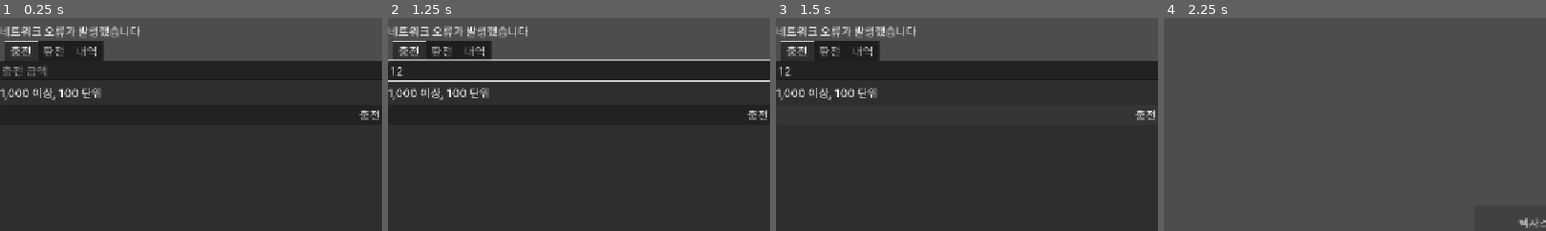
Above: before the commit, frames 1-4 (left to right).
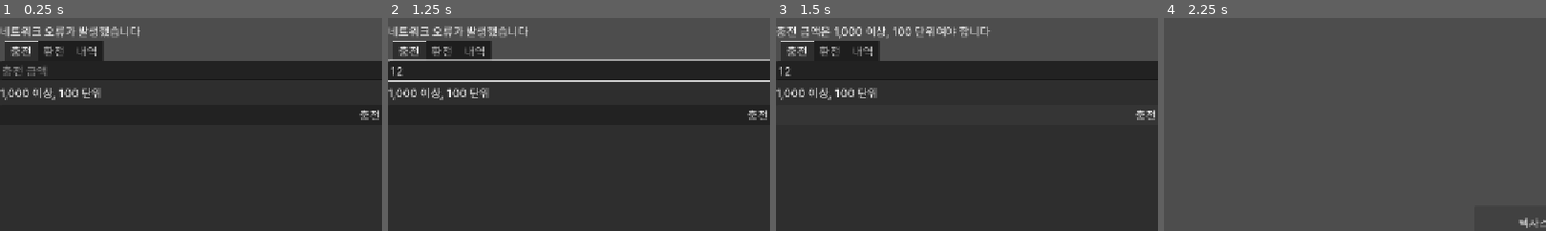
Above: after the commit, the same moments.

Repository: modify879/board-game-godot
Game: Godot game, scene res://lobby/wallet.tscn
The game is run twice, just before and just after one commit, with the same random seed, the same clock (stepped at 60 frames per second) and the same inputs. This scene is started directly instead of the project's main scene.
Inputs (mouse positions are % of the whole screen's width and height, from its top left):
- Up to frame 1 (0.25 s): no input
- Up to frame 2 (1.25 s): click (50, 19) at 0.52 s; type "12" at 0.6 s
- Up to frame 3 (1.5 s): click "충전 요청" at 1.25 s
- Up to frame 4 (2.25 s): click "← 로비" at 2 s
The pictures show only the part of the screen within x 0-50%, y 6-56%; the shares and areas given below are measured in that part.

Frames 1-2 are identical in both runs. In frame 3, 1.6% of the frame differs, in the area x 0-56%, y 3-10%; in frame 4, nothing differs.

Commit message:
feat(lobby): 충전·환전 금액과 계좌를 요청 전에 검사한다

Diff:
--- a/lobby/wallet.gd
+++ b/lobby/wallet.gd
@@ -223,8 +223,9 @@
 		return
 	deposit_result.text = "" # 실패 시 지난 안내가 새 요청 것처럼 남지 않게
 	var amount = Format.parse_amount(deposit_edit.text)
-	if amount == null:
-		_show_error("DEPOSIT_AMOUNT_INVALID")
+	var invalid := "DEPOSIT_AMOUNT_INVALID" if amount == null else InputRules.deposit_amount(amount)
+	if invalid != "":
+		_show_error(invalid)
 		return
 	_set_busy(true)
 	deposit_button.disabled = true
@@ -249,8 +250,11 @@
 	if _busy:
 		return
 	var amount = Format.parse_amount(withdraw_amount_edit.text)
-	if amount == null:
-		_show_error("WITHDRAWAL_AMOUNT_INVALID")
+	var invalid := "WITHDRAWAL_AMOUNT_INVALID" if amount == null else InputRules.withdrawal_amount(amount)
+	if invalid == "":
+		invalid = InputRules.bank_account(bank_name_edit.text, account_number_edit.text, account_holder_edit.text)
+	if invalid != "":
+		_show_error(invalid)
 		return
 	_set_busy(true)
 	withdraw_button.disabled = true
